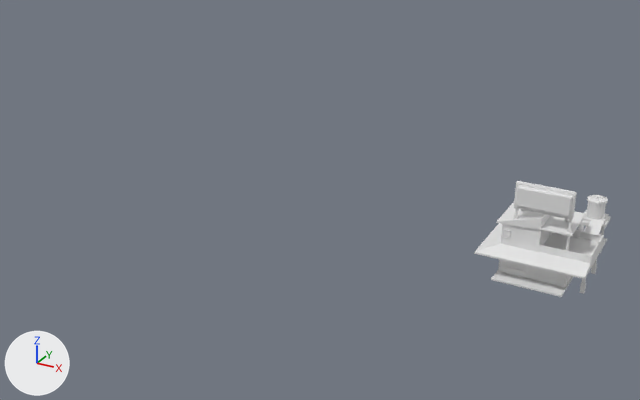
The FBX model NenhumAdeusParaNos/Assets/Models/VilaDaMadeira/Modelos/Casas/Bar da Limey.v1.Anibal.2508.fbx as it was, and as the next commit left it.
The view is the same before and after, from a camera (50 mm lens) standing at (21.1, -87.4, 47.2) and looking at (-17.2, -17.7, 12.4). The axes (+X, +Y, +Z) are drawn at lower left. The lights are the same throughout. Where no turn or scale is listed for an object, it has been applied to the vertices. Vertices at the same position are counted once.

In view in the first picture: 'Bar da Limey'.
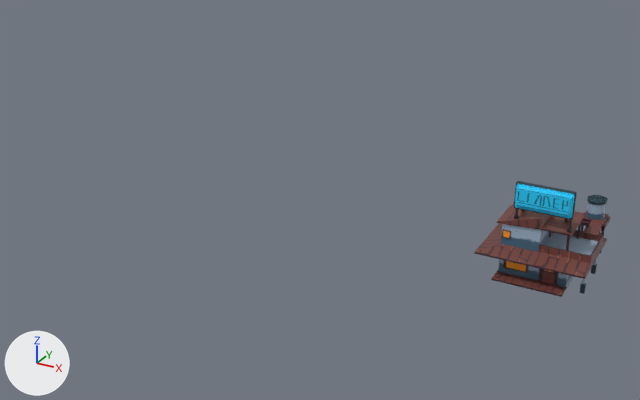
Where the newer file only moved an object's origin or applied its transform, the numbers keep the older frame.

The change, as a list of edits to the scene's bpy script:
```text
Add img_casa2_png:
    img_casa2_png = load_image('Casa2.png', '../../Texturas/Casas/Casa2.png', 128, 128, 'sRGB')
Add img_banners_png:
    img_banners_png = load_image('Banners.png', '../../Texturas/Casas/Banners.png', 256, 256, 'sRGB')
Add mat_material:
    mat_material = principled_material('Material')
    mat_material.texture = img_casa2_png
Add mat_material_001:
    mat_material_001 = principled_material('Material.001')
    mat_material_001.texture = img_banners_png
Change me_bar_da_limey:
    used by ob_bar_da_limey; location = (0.0, 0.0, 0.0)
    remove me_bar_da_limey.from_pydata(...)  # 507 vertices, 389 faces; spans x -31.3..6.0, y -39.7..9.9, z -0.2..26.2
    add me_bar_da_limey.from_pydata(...)  # 511 vertices, 388 faces; spans x -31.3..6.0, y -39.7..9.9, z -0.2..26.2
    me_bar_da_limey part 1
    64 faces are deleted
    4 vertices are added at (-3.9, -0.9, 0.2), (-3.9, -0.9, 0.0), (3.9, -0.9, 0.2), (3.9, -0.9, 0.0)
    5 new faces join them, mat_material (picture img_casa2_png)
    58 new faces join them, mat_material_001 (picture img_banners_png)
    me_bar_da_limey part 2: 295 faces spanning x -6.0..6.0, y -3.0..9.9, z -0.2..7.7 switch from no material to mat_material (picture img_casa2_png)
    me_bar_da_limey part 3: 88 faces spanning x -2.8..3.6, y -1.2..2.3, z 3.5..11.1 switch from no material to mat_material_001 (picture img_banners_png)
```

Location of each change, (x1, y1, x2, y2) in pixels of the pictures (640 x 400 px; the box of a moved part takes in the faces that stretch with it):
part 1 of me_bar_da_limey, moved or reshaped: (492, 181, 577, 296) in both
part 2 of me_bar_da_limey, recoloured: (474, 195, 611, 297) in both
part 3 of me_bar_da_limey, recoloured: (514, 209, 572, 251) in both
